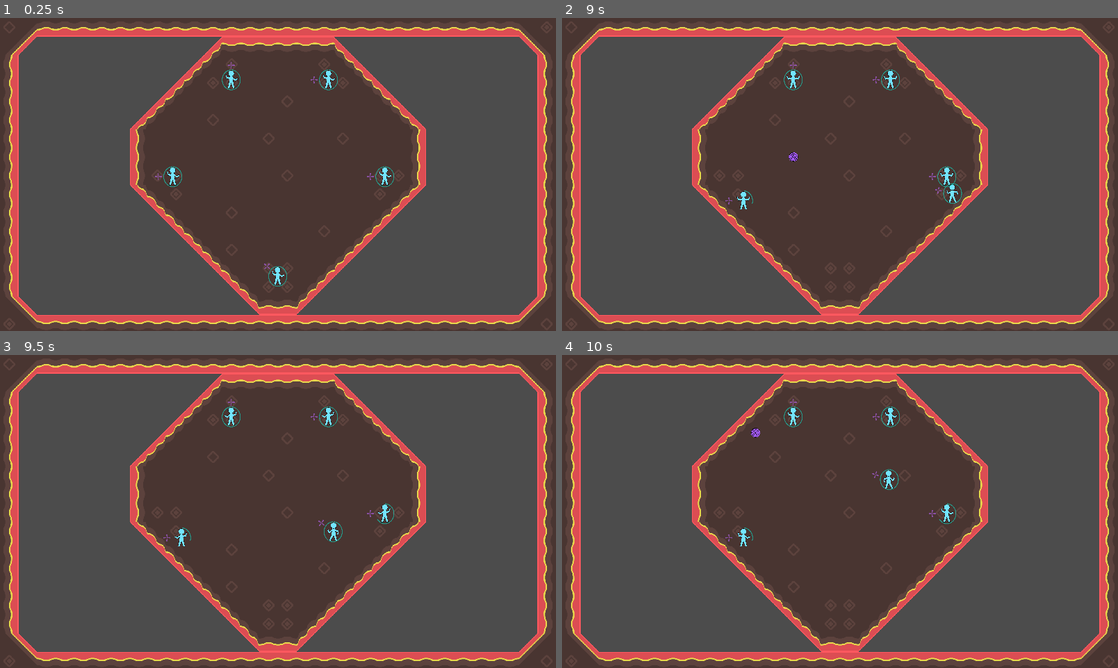
Above: before the commit, frames 1-4 (two rows, left to right).
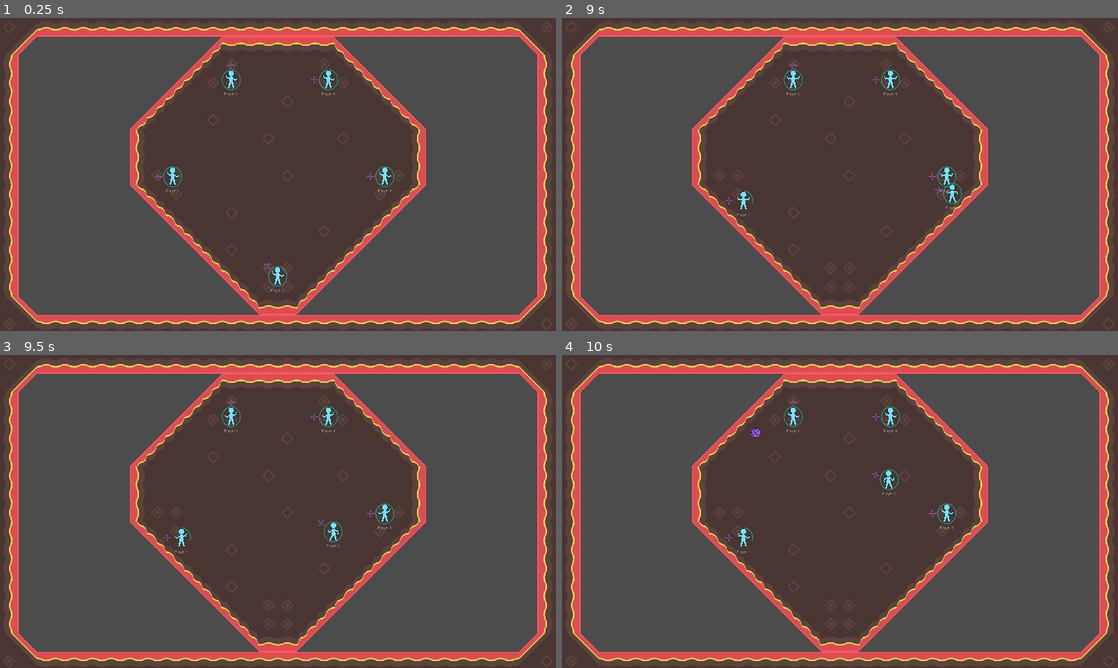
Above: after the commit, the same moments.

Repository: Reituag/DiscoBowl
Game: Godot game, scene res://Sources/Game/LocalGame.tscn
The game is run twice, just before and just after one commit, with the same random seed, the same clock (stepped at 60 frames per second) and the same inputs. This scene is started directly instead of the project's main scene.
Inputs (mouse positions are in pixels of both pictures, inside the frame that each line leads up to):
- Up to frame 1 (0.25 s): no input
- Up to frame 2 (9 s): tap Enter (ui_accept) at 0.5, 0.77, 1.52, 3.02, 3.77, 4.52, 6.02, 6.77, 7.52 s; move the mouse to (812, 237) at 0.52 s; hold Up (move_up_kb) 0.53-2.03 s; tap Backspace (auto_shield) at 0.6, 4.35, 8.1 s; click (812, 237) at 0.67 s; move the mouse to (1006, 221) at 1.27 s; right-click (1006, 221) at 1.35 s; move the mouse to (673, 127) at 2.02 s; hold Space (shoot_kb) 2.03-2.78 s; hold Left (move_left_kb) 2.03-3.53 s; move the mouse to (867, 174) at 2.77 s; tap Z at 2.85, 6.6 s; click (867, 174) at 2.92 s; move the mouse to (756, 96) at 3.52 s; hold Down (move_down_kb) 3.53-4.28 s; tap Q at 3.6, 7.35 s; move the mouse to (962, 158) at 4.27 s; hold Right (move_right_kb) 4.28-5.03 s; move the mouse to (728, 190) at 5.02 s; hold Up (move_up_kb) 5.03-5.78 s; right-click (728, 190) at 5.1 s; click (728, 190) at 5.17 s; move the mouse to (895, 105) at 5.77 s; hold Right (move_right_kb) 5.78-8.03 s; tap Space (shoot_kb) at 5.85 s; move the mouse to (812, 237) at 6.52 s; move the mouse to (1006, 221) at 7.27 s; click (1006, 221) at 7.42 s; move the mouse to (673, 127) at 8.02 s; hold Down (move_down_kb) 8.03-8.78 s; move the mouse to (867, 174) at 8.77 s; hold Left (move_left_kb) from 8.78 s (still down); right-click (867, 174) at 8.85 s
- Up to frame 3 (9.5 s): keep holding Left (move_left_kb); tap Enter (ui_accept) at 9.02 s
- Up to frame 4 (10 s): move the mouse to (756, 433) at 9.52 s; release Left (move_left_kb) at 9.53 s; hold Up (move_up_kb) from 9.53 s (still down); hold Space (shoot_kb) from 9.53 s (still down); click (756, 433) at 9.67 s; tap Enter (ui_accept) at 9.77 s

The runs differ from the first frame. In frame 1, less than 0.1% of the frame differs, in the area x 29-71%, y 23-88%; in frame 2, 0.1%, in the area x 31-72%, y 23-64%; in frame 3, less than 0.1%; in frame 4, less than 0.1%.

Commit message:
Name indicator addition

Diff:
--- a/Project/Sources/Character/Character.gd
+++ b/Project/Sources/Character/Character.gd
@@ -19,6 +19,10 @@
 
 # Movement controller dedicated to this character's movement
 var myController = AutoController.new()
+
+# Player name
+var myName = "defaultName" setget set_name
+onready var labelName = $NameContainer/myName
 
 signal die
 
@@ -51,6 +55,10 @@
 	# Display in scene
 	show()
 
+func set_name(new_name):
+	myName = new_name
+	labelName.text = new_name
+
 func _physics_process(_delta):
 	#######################
 	# Movement management #
@@ -78,7 +86,16 @@
 	# Get aiming direction
 	var aim_direction = myController.get_aim_direction()
 	var disk_pop_position = $OriginDiskPop/DiskPop.global_position - global_position
-	$OriginDiskPop.rotate(disk_pop_position.angle_to(aim_direction))
+	var rotation_angle = disk_pop_position.angle_to(aim_direction)
+	# Rotation limitation in ]-pi; +pi]
+	if $OriginDiskPop.rotation + rotation_angle > PI:
+#		print("oldval: {0}, newval: {1}".format(
+#			[$OriginDiskPop.rotation + rotation_angle,
+#			$OriginDiskPop.rotation + rotation_angle -PI ]))
+		rotation_angle -= 2*PI
+	elif $OriginDiskPop.rotation + rotation_angle < -PI:
+		rotation_angle += 2*PI
+	$OriginDiskPop.rotate(rotation_angle)
 
 	if myController.is_shooting and has_disk and myShield == null:
 		# Disk creation
@@ -105,6 +122,28 @@
 		$OriginDiskPop/DiskPop/Reticule.show()
 		myShield = null
 
+	#################
+	# UI management #
+	#################
+#	if myController is JoypadCharacterController:
+#		print(String($OriginDiskPop.rotation) + " / " + String($NameContainer.rect_position.y))
+	if abs($OriginDiskPop.rotation_degrees) < 45 && $NameContainer.rect_position.y > 0:
+#		print("Time: {1}# Angle: {0}".\
+#			format([$OriginDiskPop.rotation_degrees,OS.get_time()]))
+		$NameContainer.set_position(Vector2(0,-50))
+	elif abs($OriginDiskPop.rotation_degrees) > 50 && $NameContainer.rect_position.y < 0:
+#		print("Time: {1}# Angle: {0}".\
+#			format([$OriginDiskPop.rotation_degrees,OS.get_time()]))
+		$NameContainer.set_position(Vector2(0,50))
+	elif abs($OriginDiskPop.rotation_degrees) > 360:
+		print("WARNING: Aiming rotation on {name} over 360. Value: {val}"\
+			.format({"name":myName, "val":$OriginDiskPop.rotation_degrees}))
+
+###########################
+## DISK HANDLING SECTION ##
+###########################
+
+# Function called by any hitting object (disk)
 func hit(hitting_body, _remainder, damage_amount):
 	if hitting_body == myDisk:
 		catch_disk(hitting_body)
@@ -138,5 +177,9 @@
 			catch_disk(body)
 
 
+###############################
+## PLATFORM HANDLING SECTION ##
+###############################
+
 func _on_FallArea_body_entered(_body):
-	print(name + " fell into the emptyness")
+	print(myName + " fell into the emptyness")
--- a/Project/Sources/Character/Character.tscn
+++ b/Project/Sources/Character/Character.tscn
@@ -98,5 +98,34 @@
 polygon = PoolVector2Array( 83.3214, -0.0981712, 71.2549, -35.7802, 42.6321, -61.9956, 0.53981, -71.705, -42.9556, -61.9956, -71.5784, -36.5084, -82.803, -0.0981712, -72.4202, 35.5839, -41.5525, 62.2847, 0.102425, 72.5156, 41.7903, 62.2847, 72.658, 36.3121 )
 
 [node name="FallArea" type="Area2D" parent="."]
+visible = false
 collision_layer = 16
 collision_mask = 16
+
+[node name="NameContainer" type="CenterContainer" parent="."]
+margin_top = 50.0
+margin_bottom = 50.0
+grow_horizontal = 2
+grow_vertical = 2
+use_top_left = true
+__meta__ = {
+"_edit_use_anchors_": false
+}
+
+[node name="myName" type="Label" parent="NameContainer"]
+margin_left = -40.0
+margin_top = -10.0
+margin_right = 40.0
+margin_bottom = 10.0
+grow_horizontal = 2
+grow_vertical = 2
+rect_min_size = Vector2( 80, 20 )
+size_flags_horizontal = 4
+text = "myName"
+align = 1
+valign = 1
+autowrap = true
+max_lines_visible = 1
+__meta__ = {
+"_edit_use_anchors_": false
+}
--- a/Project/Sources/Game/LocalGame.gd
+++ b/Project/Sources/Game/LocalGame.gd
@@ -34,6 +34,9 @@
 				load("res://Sources/Character/Character.tscn").instance()
 			add_child(character)
 
+			# Setting character name
+			character.set_name(players[index]['id'])
+
 			# Controller instanciation & configuration
 			var controller
 			if 'auto' in players[index]['controller']:
--- a/Project/Sources/Game/LocalGame.tscn
+++ b/Project/Sources/Game/LocalGame.tscn
@@ -1,13 +1,13 @@
-[gd_scene load_steps=3 format=2]
+[gd_scene load_steps=4 format=2]
 
 [ext_resource path="res://Sources/Game/LocalGame.gd" type="Script" id=1]
 [ext_resource path="res://Sources/Maps/Arena_5Players.tscn" type="PackedScene" id=2]
+[ext_resource path="res://Sources/Character/Character.tscn" type="PackedScene" id=3]
 
 [node name="Game" type="Node"]
 script = ExtResource( 1 )
 
-[node name="Camera2D" type="Camera2D" parent="."]
-offset = Vector2( 960, 540 )
-current = true
+[node name="Arena" parent="." instance=ExtResource( 2 )]
 
-[node name="Arena" parent="." instance=ExtResource( 2 )]
+[node name="Character" parent="." instance=ExtResource( 3 )]
+position = Vector2( 799.63, 525.807 )
